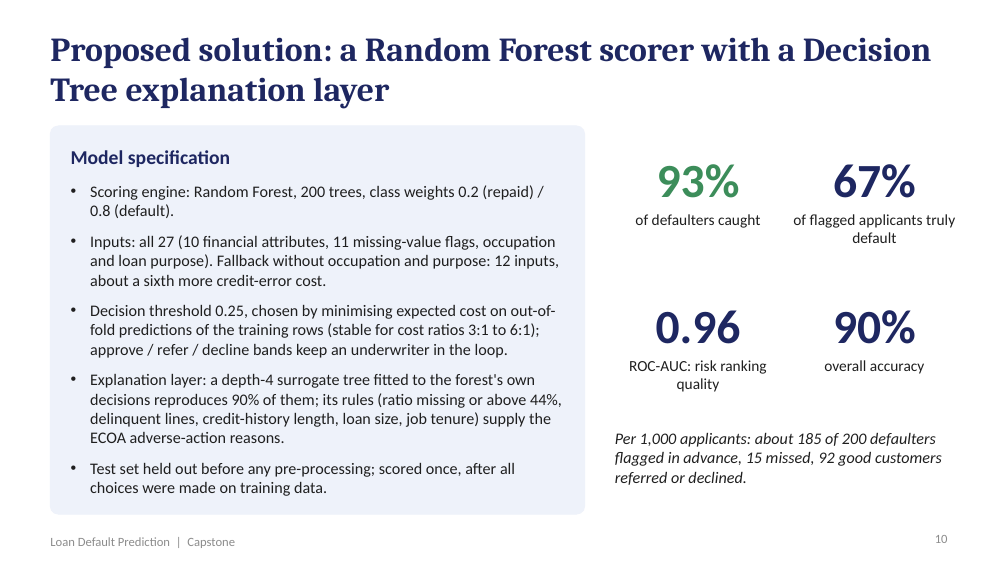
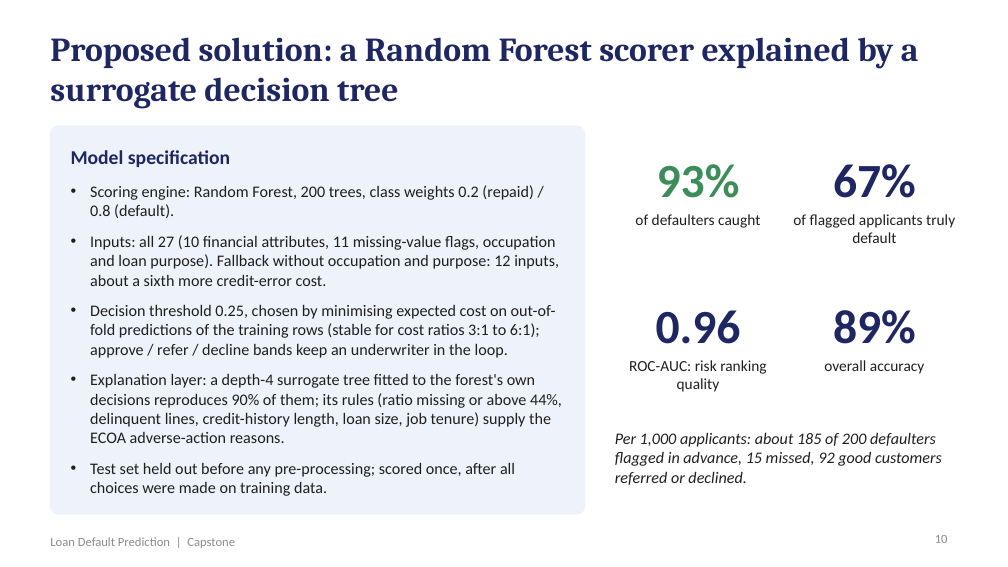
Before and after one commit to shubham1891/Personal-code, a slide deck: slide 10 of presentation/Loan_Default_Prediction_Presentation.pptx. Drawn at 1008x567 pixels with LibreOffice and Linux fonts; fonts in the diff are those of the drawing. Boxes give left, top, right and bottom in pixels: in the first picture for what was removed or moved away, otherwise in the second. Text is boxed around its words. In the diff, an @@ line names an element or a change of style, - is before the commit and + after.

```diff
--- a/presentation/Loan_Default_Prediction_Presentation.pptx
+++ b/presentation/Loan_Default_Prediction_Presentation.pptx
@@ title at (x1=50, y1=37, x2=919, y2=109): text changed @@
-Proposed solution: a Random Forest scorer with a Decision Tree explanation layer
+Proposed solution: a Random Forest scorer explained by a surrogate decision tree
@@ text at (x1=833, y1=310, x2=916, y2=344): text changed @@
-90%
+89%
```
Also in this commit, not shown: 2 other slides changed, 2 other files.
